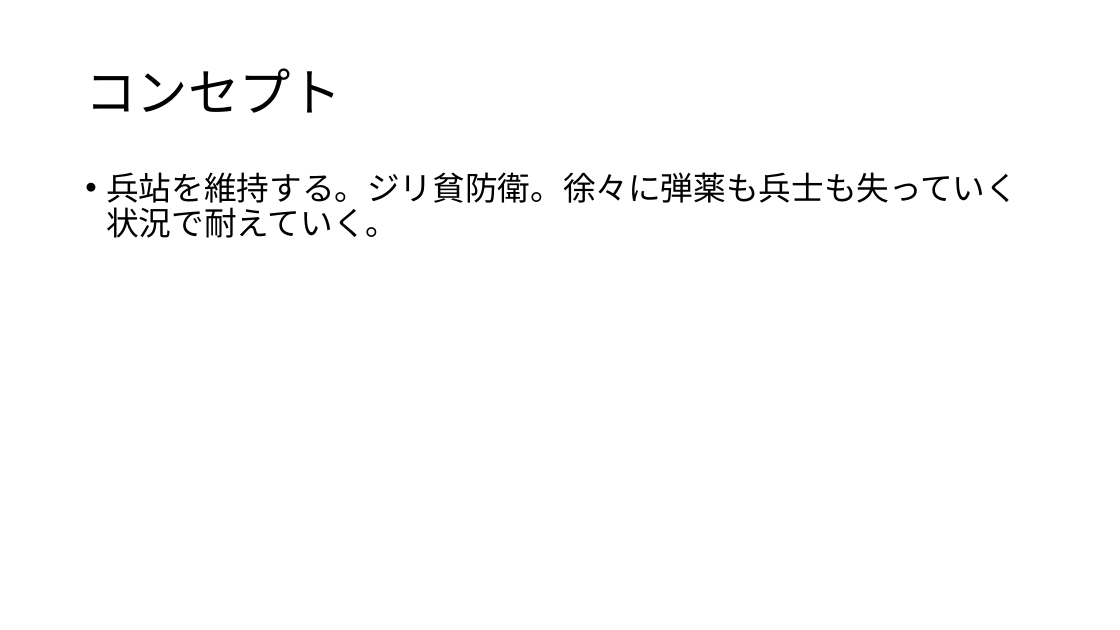
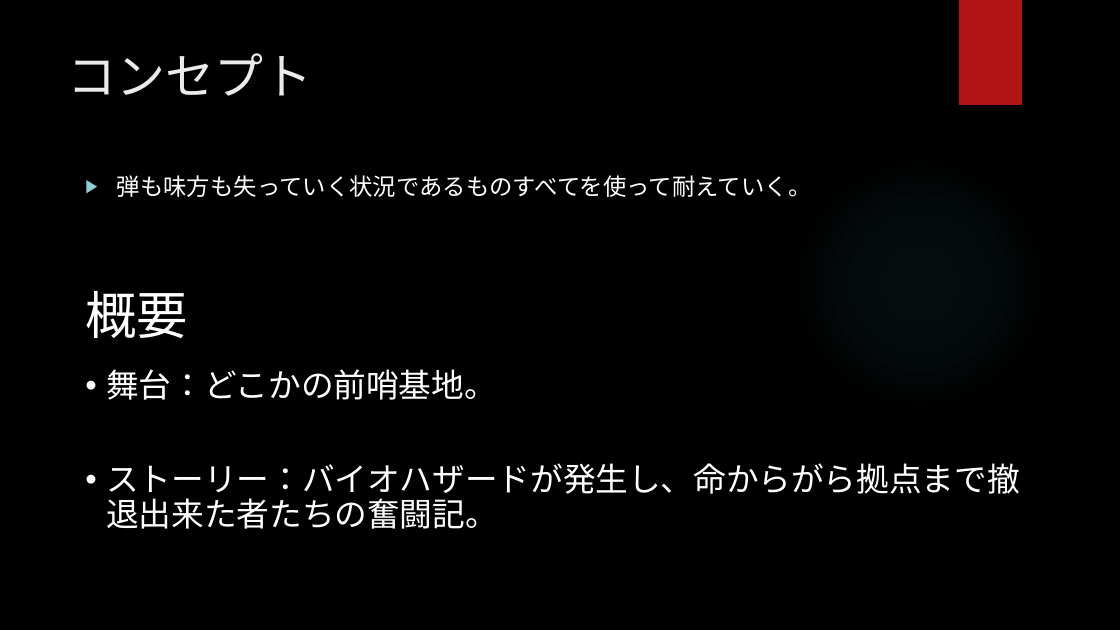
Before and after one commit to Aiko-Dornan/UE_TowerDeffense_Solo, a slide deck: slide 2 of ゲーム制作企画書.pptx. Drawn at 1120x630 pixels with LibreOffice and Linux fonts; fonts in the diff are those of the drawing; background and template pictures are left out. Boxes give left, top, right and bottom in pixels: in the first picture for what was removed or moved away, otherwise in the second. Text is boxed around its words. In the diff, an @@ line names an element or a change of style, - is before the commit and + after.

```diff
--- a/ゲーム制作企画書.pptx
+++ b/ゲーム制作企画書.pptx
@@ background #FFFFFF to picture (left out) @@
@@ rectangle added at (959,0,1022,105), fill #B01513 @@
@@ title "コンセプト": place and size @@
-title "コンセプト" at (85,68,342,113)
+title "コンセプト" at (68,53,313,96)
@@ title "コンセプト" at (68,53,313,96): size 44 to 42 pt, font Noto Sans CJK JP to League Spartan, text colour #000000 to #EBEBEB; line spacing 0.9 to 1; vertical alignment middle to top @@
@@ text at (117,175,811,197): text changed; size 28 to 20 pt; font Noto Sans CJK JP to League Spartan; text colour #000000 to #FFFFFF @@
-• 兵站を維持する。ジリ貧防衛。徐々に弾薬も兵士も失っていく状況で耐えていく。
+▶ 弾も味方も失っていく状況であるものすべてを使って耐えていく。
@@ ellipse added at (791,154,1049,413), fill gradient #50B9C1 @@
@@ text added at (85,291,188,338), 44 pt, text #FFFFFF @@
+概要
@@ text added at (106,369,1019,529), 28 pt, text #FFFFFF @@
+• 舞台：どこかの前哨基地。
+• ストーリー：バイオハザードが発生し、命からがら拠点まで撤退出来た者たちの奮闘記。
```
Also in this commit, not shown: 3 other slides changed, 1 slide added, 1 slide removed, 13 other files.
